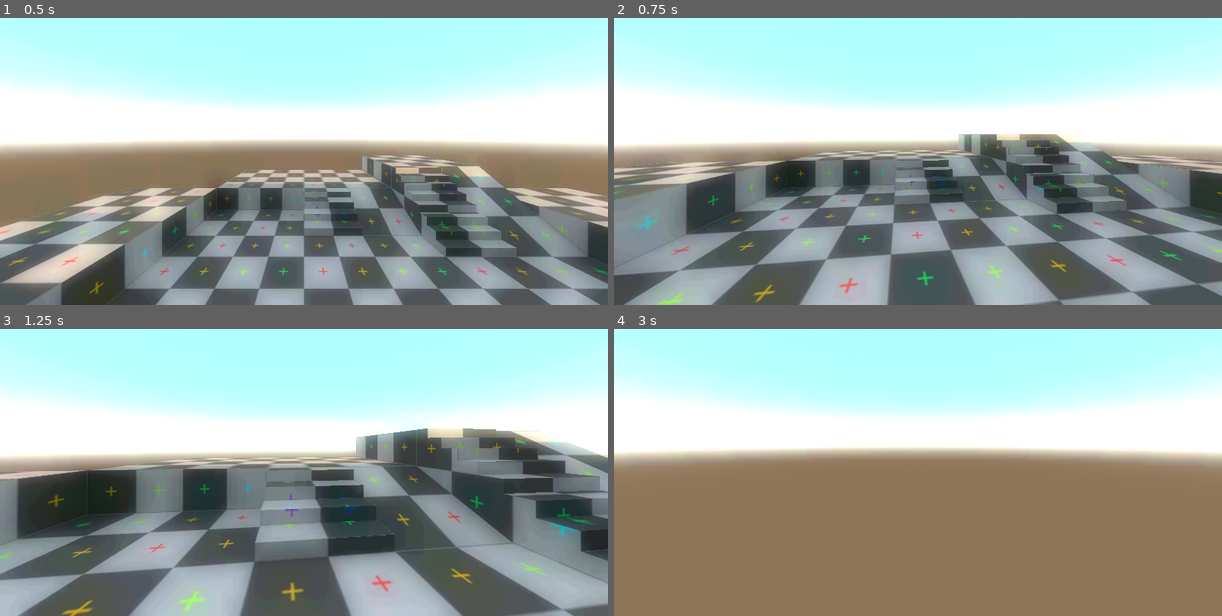
Above: before the commit, frames 1-4 (two rows, left to right).
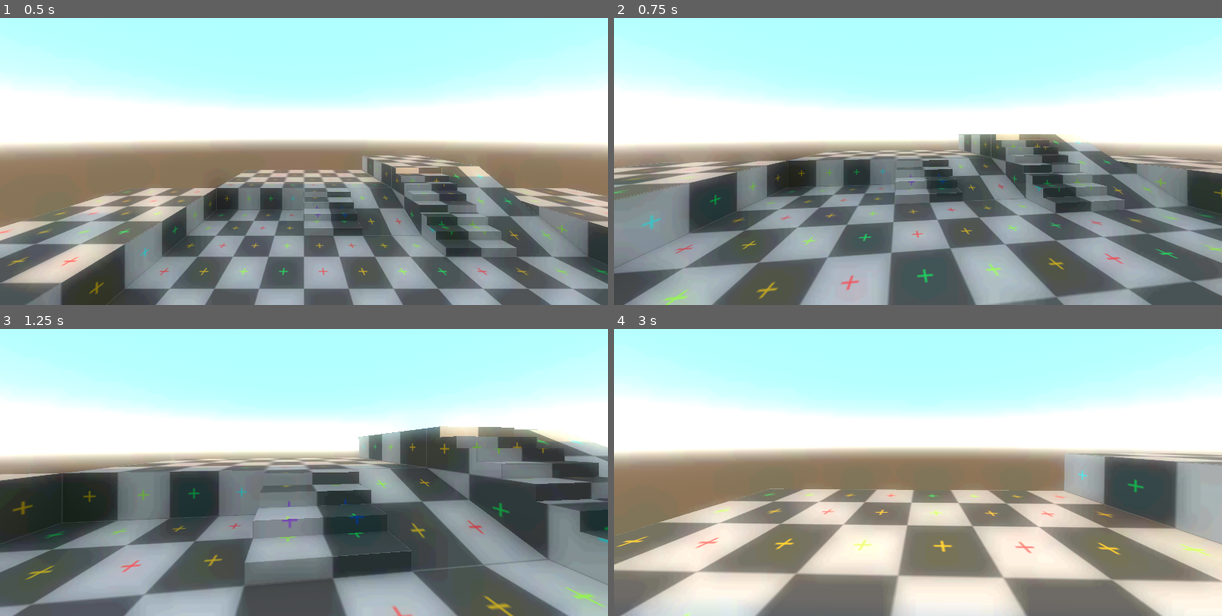
Above: after the commit, the same moments.

Repository: RiciTrix/LoreCraft
Game: Godot game, scene res://Scenes/3D_Playspace.tscn
Same seed, same stepped clock (60 frames per second), same inputs: the game is played once before the commit and once after it. The project has no main scene, so this scene is started directly.
Inputs (mouse positions are in pixels of both pictures, inside the frame that each line leads up to):
- Up to frame 1 (0.5 s): no input
- Up to frame 2 (0.75 s): tap Enter (ui_accept) at 0.5 s; move the mouse to (948, 132) at 0.52 s; hold W (forward) from 0.53 s (still down); hold Shift (sprint, bound only after the commit) from 0.53 s (still down)
- Up to frame 3 (1.25 s): keep holding W (forward); keep holding Shift (sprint, bound only after the commit); tap Enter (ui_accept) at 0.77 s
- Up to frame 4 (3 s): keep holding W (forward); move the mouse to (887, 446) at 1.27 s; release Shift (sprint, bound only after the commit) at 1.28 s; tap Shift (sprint, bound only after the commit) at 1.35, 2.85 s; tap Enter (ui_accept) at 1.52 s; move the mouse to (930, 440) at 2.02 s; hold Shift (sprint, bound only after the commit) 2.03-2.78 s; move the mouse to (911, 452) at 2.77 s

Frame 1 is identical in both runs. In frame 2, 3.5% of the frame differs, in the area x 0-100%, y 40-100%; in frame 3, 26%; in frame 4, 39%, in the area x 0-100%, y 43-100%.

Commit message:
Improved Character controller
Added momentum to character controller for acceleration and deceleration as well as better air movement.

Diff:
--- a/Scenes/3D_Playspace.tscn
+++ b/Scenes/3D_Playspace.tscn
@@ -198,6 +198,9 @@
 
 [node name="Player" parent="." instance=ExtResource("2_yd8mt")]
 transform = Transform3D(1, 0, 0, 0, 1, 0, 0, 0, 1, 0, 3, 0)
+walkSpeed = 3.0
+sprintSpeed = 6.0
+acceleration = 0.9
 
 [node name="WorldEnvironment" type="WorldEnvironment" parent="."]
 environment = ExtResource("3_hkgyb")
--- a/Scenes/characterController.gd
+++ b/Scenes/characterController.gd
@@ -1,28 +1,50 @@
 extends CharacterBody3D
 
+@export var walkSpeed : float
+@export var sprintSpeed : float
+@export var acceleration : float
 
-const SPEED = 5.0
+var SPEED = 5.0
 const JUMP_VELOCITY = 4.5
+
+@onready var sprinting : bool = false
 
 
 func _physics_process(delta):
-	# Add the gravity.
-	if not is_on_floor():
-		velocity += get_gravity() * delta
-
 	# Handle jump.
 	if Input.is_action_just_pressed("ui_accept") and is_on_floor():
 		velocity.y = JUMP_VELOCITY
+
+	if Input.is_action_pressed("sprint") and is_on_floor():
+		SPEED = sprintSpeed
+		sprinting = true
+	elif is_on_floor():
+		SPEED = walkSpeed
+		sprinting = false
 
 	# Get the input direction and handle the movement/deceleration.
 	# As good practice, you should replace UI actions with custom gameplay actions.
 	var input_dir = Input.get_vector("left", "right", "forward", "down")
 	var direction = (transform.basis * Vector3(input_dir.x, 0, input_dir.y)).normalized()
+
+	if is_on_floor():
+		if direction:
+			velocity.x += SPEED * direction.x * acceleration
+			velocity.z += SPEED * direction.z * acceleration
+		if direction.x == 0:
+			velocity.x = move_toward(velocity.x, 0, acceleration)
+		if direction.z == 0:
+			velocity.z = move_toward(velocity.z, 0, acceleration)
+
+	elif not is_on_floor():
+		velocity += get_gravity() * delta
+		if direction:
+			velocity.x += (SPEED / 2) * direction.x
+			velocity.z += (SPEED / 2) * direction.z
+
 	if direction:
-		velocity.x = direction.x * SPEED
-		velocity.z = direction.z * SPEED
-	else:
-		velocity.x = move_toward(velocity.x, 0, SPEED)
-		velocity.z = move_toward(velocity.z, 0, SPEED)
+		velocity.x = clampf(velocity.x, -SPEED * abs(direction.x), SPEED * abs(direction.x))
+		velocity.z = clampf(velocity.z, -SPEED * abs(direction.z), SPEED * abs(direction.z))
+	print(velocity)
 
 	move_and_slide()
--- a/project.godot
+++ b/project.godot
@@ -41,3 +41,8 @@
 "events": [Object(InputEventKey,"resource_local_to_scene":false,"resource_name":"","device":-1,"window_id":0,"alt_press …(195 unchanged characters)…
 ]
 }
+sprint={
+"deadzone": 0.5,
+"events": [Object(InputEventKey,"resource_local_to_scene":false,"resource_name":"","device":-1,"window_id":0,"alt_pressed":false,"shift_pressed":false,"ctrl_pressed":false,"meta_pressed":false,"pressed":false,"keycode":0,"physical_keycode":4194325,"key_label":0,"unicode":0,"location":0,"echo":false,"script":null)
+]
+}
